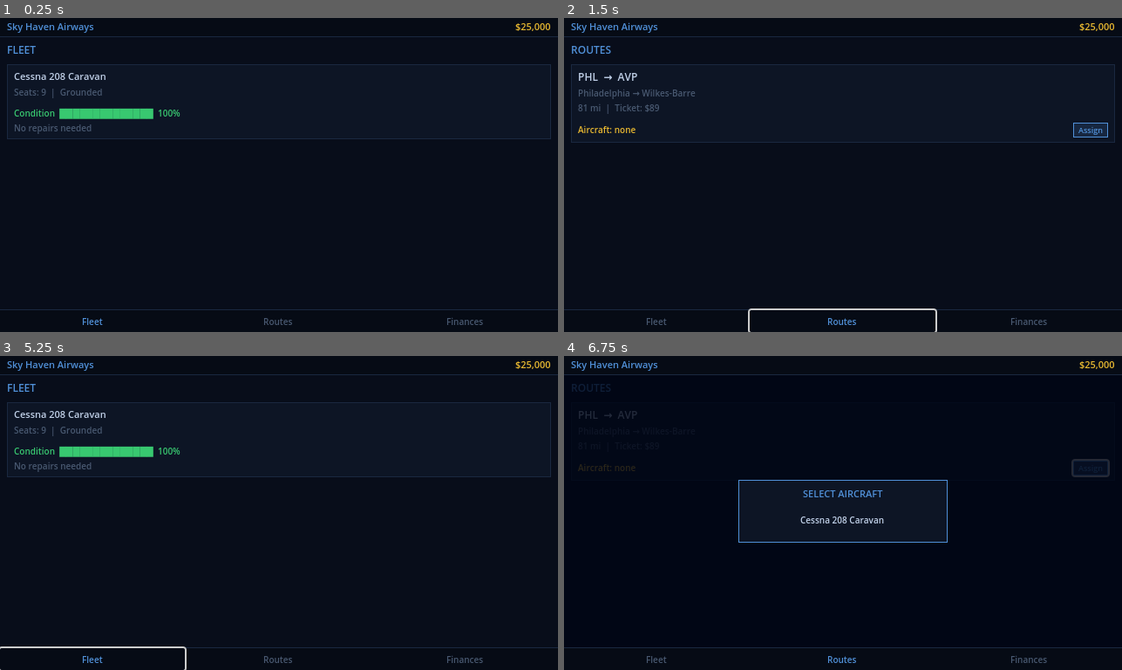
Above: before the commit, frames 1-4 (two rows, left to right).
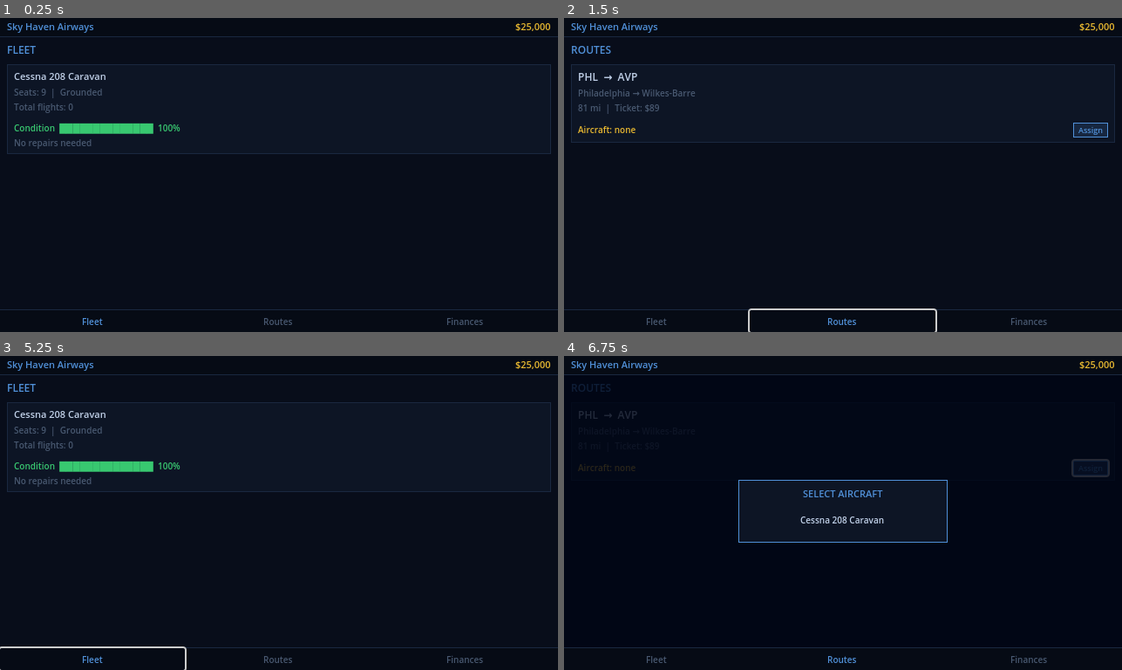
Above: after the commit, the same moments.

Repository: zaydons/idleplane
Game: Godot game, scene res://scenes/Main.tscn
Two runs of this game, one before a commit and one after it. Both use one fixed random seed, a clock stepped at 60 frames per second and the inputs below.
Inputs:
- Up to frame 1 (0.25 s): no input
- Up to frame 2 (1.5 s): click "Fleet" at 0.5 s; click "Routes" at 1.25 s
- Up to frame 3 (5.25 s): click "Assign" at 2 s; click "Cessna 208 Caravan" at 2.75 s; click "Unassign" at 3.5 s; click "Finances" at 4.25 s; click "Fleet" at 5 s
- Up to frame 4 (6.75 s): click "Routes" at 5.75 s; click "Assign" at 6.5 s

The runs differ from the first frame. In frame 1, 2.3% of the frame differs, in the area x 1-99%, y 27-44%; in frame 2, nothing differs; in frame 3, 2.3%; in frame 4, nothing differs.
Error in both runs: Invalid assignment of property or key 'horizontal_alignment' with value of type 'int' on a base object of type 'Button'. (res://scripts/panels/RoutesPanel.gd:2…

Commit message:
Scale repair cost by plane age (total flights)
age_mult = 1.0 + total_flights * 0.005, so after 100 flights repairs
cost 1.5x base, after 200 flights 2x, etc. repair_cost_for_plane()
centralises the formula. Fleet panel now shows total flight count
per plane so the player can see why costs are rising.

https://claude.ai/code/session_01986nPrggumXDGhi1vRezn6

Diff:
--- a/scripts/GameState.gd
+++ b/scripts/GameState.gd
@@ -23,6 +23,7 @@
 		"repair_time_sec_per_pct": 2.0,
 		"repair_time_left": 0.0,
 		"repair_total_time": 0.0,
+		"total_flights": 0,
 	}
 ]
 
@@ -95,6 +96,7 @@
 	cash += revenue
 	cash_changed.emit()
 	plane["condition"] = maxf(0.0, float(plane["condition"]) - float(plane["wear_per_flight"]))
+	plane["total_flights"] = int(plane["total_flights"]) + 1
 	flight_completed.emit(route_idx)
 
 # ── Assignment ────────────────────────────────────────────────────────────────
@@ -116,6 +118,13 @@
 	routes[route_idx]["flight_progress"] = 0.0
 	assignment_changed.emit()
 
+static func repair_cost_for_plane(plane: Dictionary) -> float:
+	var damage := 100.0 - float(plane["condition"])
+	if damage <= 0.0:
+		return 0.0
+	var age_mult := 1.0 + int(plane["total_flights"]) * 0.005
+	return damage * float(plane["repair_cost_per_pct"]) * age_mult
+
 func repair_plane(plane_idx: int) -> void:
 	var plane: Dictionary = planes[plane_idx]
 	if plane["status"] != "grounded":
@@ -123,7 +132,7 @@
 	var damage := 100.0 - float(plane["condition"])
 	if damage <= 0.0:
 		return
-	var cost := damage * float(plane["repair_cost_per_pct"])
+	var cost := repair_cost_for_plane(plane)
 	if cash < cost:
 		return
 	cash -= cost
--- a/scripts/panels/FleetPanel.gd
+++ b/scripts/panels/FleetPanel.gd
@@ -119,6 +119,7 @@
 		var r: Dictionary = GameState.routes[int(plane["assigned_route"])]
 		route_suffix = "  (%s → %s)" % [r["origin"], r["destination"]]
 	vbox.add_child(_lbl("Seats: %d  |  %s%s" % [plane["seats"], status.capitalize(), route_suffix], _status_color(status), 10))
+	vbox.add_child(_lbl("Total flights: %d" % int(plane["total_flights"]), C_DIM, 10))
 
 	vbox.add_child(_sep())
 
@@ -137,8 +138,7 @@
 	var bar_color := C_GREEN if cond >= 80.0 else (C_YELLOW if cond >= 50.0 else C_RED)
 	vbox.add_child(_lbl("Condition  %s  %.0f%%" % [_bar(cond), cond], bar_color, 10))
 
-	var damage := 100.0 - cond
-	var cost   := damage * float(plane["repair_cost_per_pct"])
+	var cost := GameState.repair_cost_for_plane(plane)
 
 	if status == "maintenance":
 		# Live repair countdown — updated in _process
